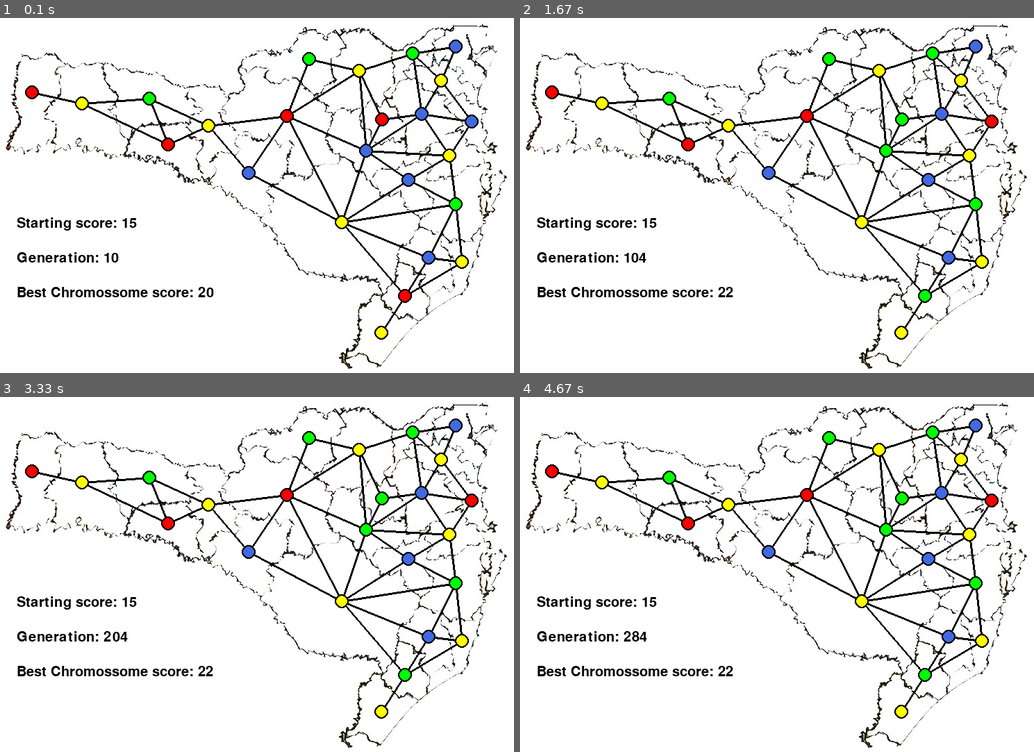
Above: before the commit, frames 1-4 (two rows, left to right).
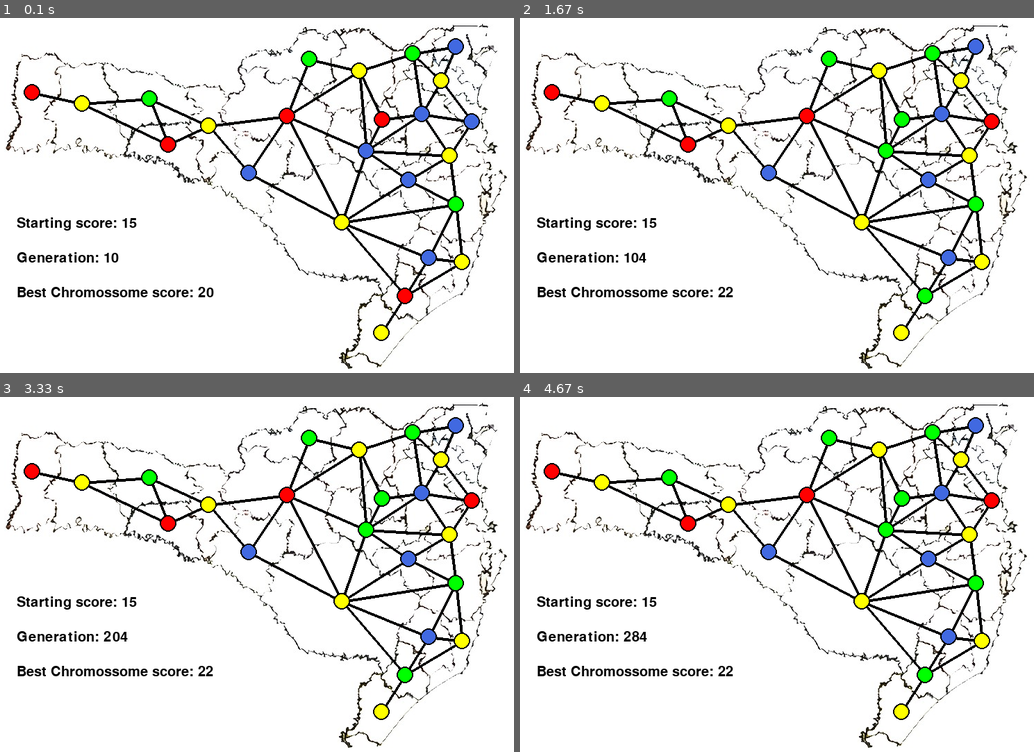
Above: after the commit, the same moments.

Repository: PatrickStyle66/Map_Coloring_Problem_With_Genetic_Algorithm
Game: pygame game, started from main.py
The game is run twice, just before and just after one commit, with the same random seed, the same clock (stepped at 60 frames per second) and the same inputs.
Inputs:
- Up to frame 1 (0.1 s): no input
- Up to frame 2 (1.67 s): no input
- Up to frame 3 (3.33 s): no input
- Up to frame 4 (4.67 s): no input

The runs differ from the first frame. In frame 1, 2.2% of the frame differs, in the area x 4-94%, y 5-91%; in frame 2, 2.2%; in frame 3, 2.2%; in frame 4, 2.2%.

Commit message:
feat(nodes):Increased the size of nodes

Diff:
--- a/main.py
+++ b/main.py
@@ -24,14 +24,14 @@
             pygame.quit()
     for i in range(1, 25):
         for j in ScMap[str(i)]:
-            pygame.draw.line(win,[0,0,0],ScPositions[(str(i))],ScPositions[(str(j))],width=3)
+            pygame.draw.line(win,[0,0,0],ScPositions[(str(i))],ScPositions[(str(j))],width=4)
     for position in ScPositions:
         if iter < 2:
-            pygame.draw.circle(win, [0, 0, 0], ScPositions[position], 10)
-            pygame.draw.circle(win, [255, 255, 255], ScPositions[position], 8)
+            pygame.draw.circle(win, [0, 0, 0], ScPositions[position], 12)
+            pygame.draw.circle(win, [255, 255, 255], ScPositions[position], 10)
         else:
-            pygame.draw.circle(win, [0, 0, 0], ScPositions[position], 10)
-            pygame.draw.circle(win, ScColors[best[1][position]], ScPositions[position], 8)
+            pygame.draw.circle(win, [0, 0, 0], ScPositions[position], 12)
+            pygame.draw.circle(win, ScColors[best[1][position]], ScPositions[position], 10)
     if score != 24:
         Best5 = population[:5]
         Worst5 = population[5:]
